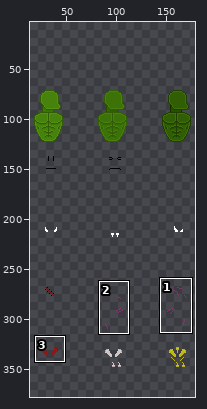
Sprite sheet -- Assets/Resources/Sprites/Characters/Orc_Spritesheet.png. The first picture is a wide view before the edit; the outline marks the close-up.
Close-up. The starting point:
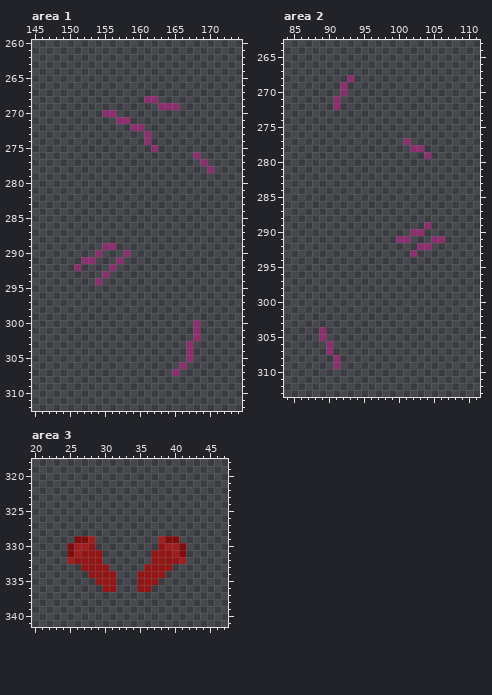
The file is 512x512 pixels. Colours within 5 levels of each other are drawn and written as one. Shown: area 1: x 145..174, y 260..312; area 2: x 84..111, y 263..313; area 3: x 20..47, y 318..341. The old version is drawn lined up with the new one. The wide view leaves out empty margins. The commit also changed other parts of the picture, which this record leaves out.
And afterwards:
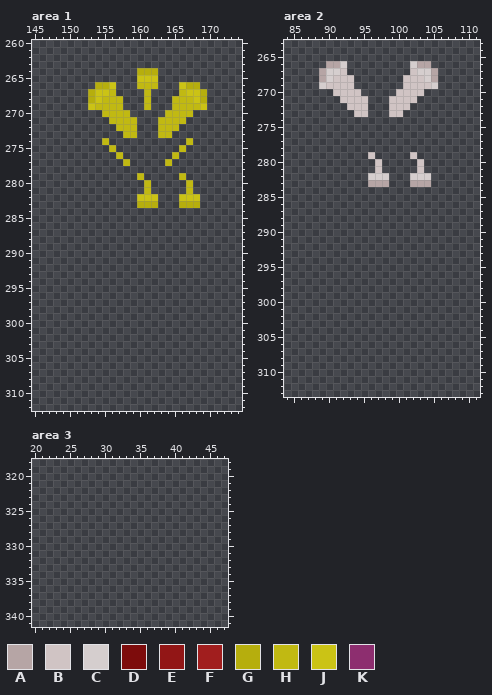
Palette (. is transparent): A #b6a5a5  B #d0c4c4  C #d5cece  D #7d0c0c  E #921616  F #a11e1e  G #b6ae0d  H #c1b912  J #cbc315  K #8d2e6f
Changes in this commit:
whole drawing moved by +0,+64 (the old picture is shown already moved)
Area 1:
y 264: x 160..162 ... -> GGG
y 265: x 160..162 ... -> JJJ
y 266: x 154..156 ... -> GGJ; x 160..162 ... -> HHH; x 166..168 ... -> JGG
y 267: x 153..156 .... -> GJJH; x 161 . -> H; x 166..169 .... -> HJJG
y 268: x 153..157 ..... -> GJHHH; x 161..162 KK -> H.; x 165..169 ..... -> HHHJG
y 269: x 153..157 ..... -> JHHHH; x 161 . -> H; x 163..169 KKK.... -> ..HHHHJ
y 270: x 155..158 KK.. -> HHHH; x 164..167 .... -> HHHH
y 271: x 156..159 .KK. -> HHHH; x 163..166 .... -> HHHH
y 272: x 157..160 ..KK -> HHH.; x 163..165 ... -> HHH
y 273: x 158..159 .. -> HH; x 161 K -> .; x 163..164 .. -> HH
y 274: x 155 . -> H; x 161 K -> .; x 167 . -> H
y 275: x 156 . -> H; x 162 K -> .; x 166 . -> H
y 276: x 157 . -> H; x 165 . -> H; x 168 K -> .
y 277: x 158 . -> H; x 164 . -> H; x 169 K -> .
y 278: x 170 K -> .
y 279: x 160 . -> H; x 166 . -> H
y 280..281: x 161 . -> H; x 167 . -> H
y 282: x 160..162 ... -> JJJ; x 166..168 ... -> JJJ
y 283: x 160..162 ... -> GGG; x 166..168 ... -> GGG
y 289: x 155..156 KK -> ..
y 290: x 154 K -> .; x 158 K -> .
y 291: x 152..153 KK -> ..; x 157 K -> .
y 292: x 151 K -> .; x 156 K -> .
y 293: x 155 K -> .
y 294: x 154 K -> .
y 300..302: x 168 K -> .
y 303..305: x 167 K -> .
y 306: x 166 K -> .
y 307: x 165 K -> .
Area 2:
y 266: x 90..92 ... -> AAC; x 102..104 ... -> CAA
y 267: x 89..92 .... -> ACCB; x 102..105 .... -> BCCA
y 268: x 89..93 ....K -> ACBBB; x 101..105 ..... -> BBBCA
y 269: x 89..93 ...K. -> CBBBB; x 101..105 ..... -> BBBBC
y 270: x 91..94 .K.. -> BBBB; x 100..103 .... -> BBBB
y 271: x 91..95 K.... -> .BBBB; x 99..102 .... -> BBBB
y 272: x 91 K -> .; x 93..95 ... -> BBB; x 99..101 ... -> BBB
y 273: x 94..95 .. -> BB; x 99..100 .. -> BB
y 277: x 101 K -> .
y 278: x 102..103 KK -> ..
y 279: x 96 . -> B; x 102 . -> B; x 104 K -> .
y 280..281: x 97 . -> B; x 103 . -> B
y 282: x 96..98 ... -> CCC; x 102..104 ... -> CCC
y 283: x 96..98 ... -> AAA; x 102..104 ... -> AAA
y 289: x 104 K -> .
y 290: x 102..103 KK -> ..
y 291: x 100..101 KK -> ..; x 105..106 KK -> ..
y 292: x 103..104 KK -> ..
y 293: x 102 K -> .
y 304..305: x 89 K -> .
y 306..307: x 90 K -> .
y 308..309: x 91 K -> .
Area 3:
y 329: x 26..28 DDF -> ...; x 38..40 FDD -> ...
y 330: x 25..28 DFFE -> ....; x 38..41 EFFD -> ....
y 331: x 25..29 DFEEE -> .....; x 37..41 EEEFD -> .....
y 332: x 25..29 FEEEE -> .....; x 37..41 EEEEF -> .....
y 333: x 27..30 EEEE -> ....; x 36..39 EEEE -> ....
y 334: x 28..31 EEEE -> ....; x 35..38 EEEE -> ....
y 335: x 29..31 EEE -> ...; x 35..37 EEE -> ...
y 336: x 30..31 EE -> ..; x 35..36 EE -> ..
